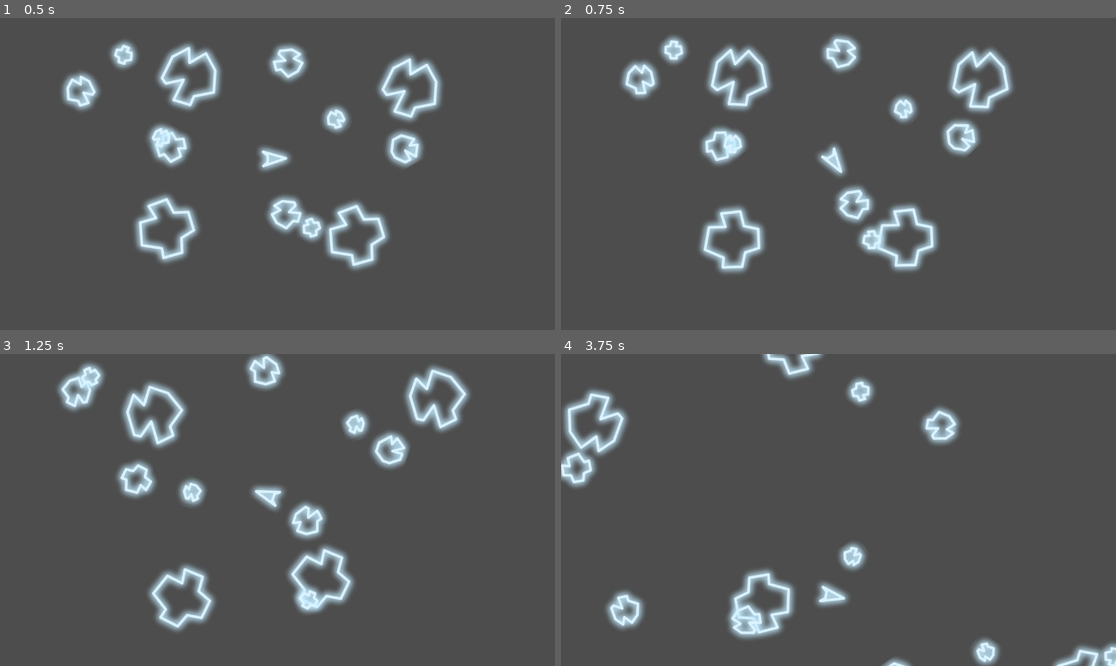
Above: before the commit, frames 1-4 (two rows, left to right).
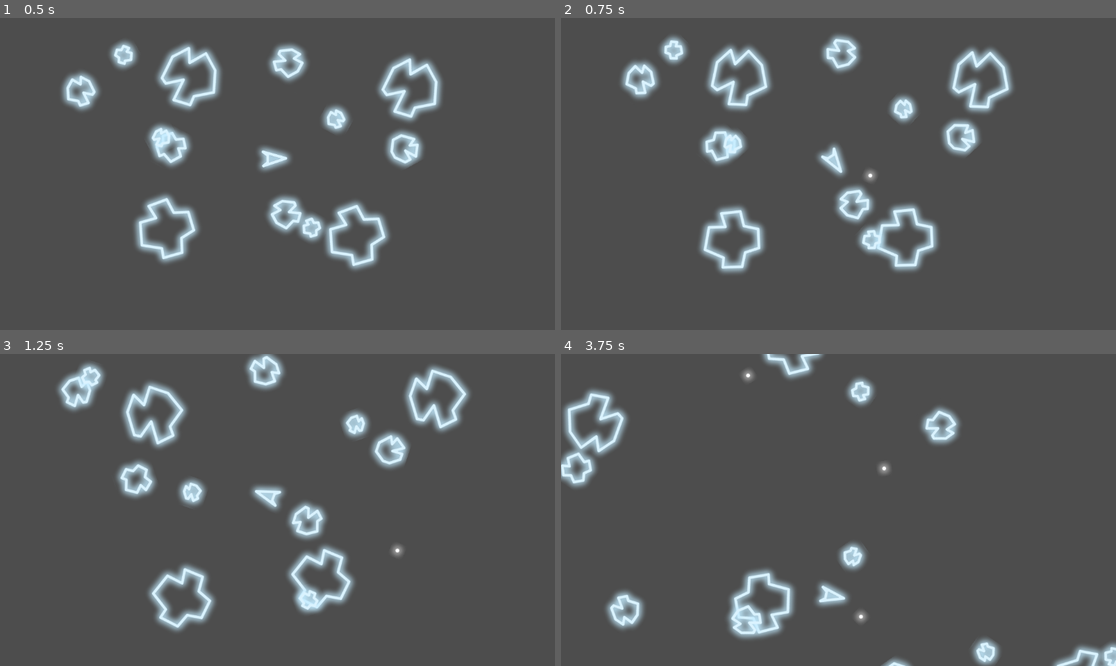
Above: after the commit, the same moments.

Repository: AllanSechrist/asteroids
Game: Godot game, scene res://scenes/sandbox.tscn
Same seed, same stepped clock (60 frames per second), same inputs: the game is played once before the commit and once after it. The project has no main scene, so this scene is started directly.
Inputs:
- Up to frame 1 (0.5 s): no input
- Up to frame 2 (0.75 s): hold D (turn_right) from 0.53 s (still down); tap Space (fire) at 0.6 s
- Up to frame 3 (1.25 s): keep holding D (turn_right)
- Up to frame 4 (3.75 s): release D (turn_right) at 1.28 s; hold A (turn_left) 1.28-2.03 s; tap Space (fire) at 1.35, 2.3, 2.85, 3.6 s; hold W (move) 2.03-2.78 s; hold D (turn_right) 2.03-3.53 s; hold A (turn_left) from 3.53 s (still down)

Frame 1 is identical in both runs. In frame 2, less than 0.1% of the frame differs, in the area x 54-57%, y 48-53%; in frame 3, less than 0.1%; in frame 4, 0.2%, in the area x 32-60%, y 5-87%.

Commit message:
add bullet scene and script

Diff:
--- /dev/null
+++ b/assets/sprites/ship/bullet.tres
@@ -0,0 +1,7 @@
+[gd_resource type="AtlasTexture" format=3 uid="uid://bocdafis3khik"]
+
+[ext_resource type="Texture2D" uid="uid://c774ifh5id0it" path="res://assets/sprites/asteroids-2x.png" id="1_t0dvo"]
+
+[resource]
+atlas = ExtResource("1_t0dvo")
+region = Rect2(480, 288, 32, 32)
--- /dev/null
+++ b/scenes/ship/bullet.gd
@@ -0,0 +1,35 @@
+extends Area2D
+
+@export var bullet_speed := 400.0
+@export var bullet_lifetime := 1.5
+
+@onready var bullet_timer: Timer = $BulletTimer
+@onready var collision_shape_2d: CollisionShape2D = $CollisionShape2D
+
+var velocity := Vector2.ZERO
+
+func _ready() -> void:
+	bullet_timer.wait_time = bullet_lifetime
+	bullet_timer.start()
+	velocity = Vector2.RIGHT.rotated(rotation) * bullet_speed
+
+func _physics_process(delta: float) -> void:
+	position += velocity * delta
+	wrap_screen()
+
+func _on_bullet_timer_timeout() -> void:
+	queue_free()
+
+func wrap_screen() -> void:
+	var screen_size = get_viewport_rect().size
+	var radius = collision_shape_2d.shape.radius
+
+	if position.x < -radius:
+		position.x = screen_size.x + radius
+	elif position.x > screen_size.x + radius:
+		position.x = -radius
+
+	if position.y < -radius:
+		position.y = screen_size.y + radius
+	elif position.y > screen_size.y + radius:
+		position.y = -radius
--- /dev/null
+++ b/scenes/ship/bullet.tscn
@@ -0,0 +1,22 @@
+[gd_scene format=3 uid="uid://bfkg2t7kaypb7"]
+
+[ext_resource type="Texture2D" uid="uid://bocdafis3khik" path="res://assets/sprites/ship/bullet.tres" id="1_3u5ev"]
+[ext_resource type="Script" uid="uid://kgcurpkyqbh1" path="res://scenes/ship/bullet.gd" id="1_gbfim"]
+
+[sub_resource type="CircleShape2D" id="CircleShape2D_gbfim"]
+radius = 6.0
+
+[node name="Bullet" type="Area2D" unique_id=1204786502]
+script = ExtResource("1_gbfim")
+
+[node name="CollisionShape2D" type="CollisionShape2D" parent="." unique_id=748817624]
+shape = SubResource("CircleShape2D_gbfim")
+
+[node name="Sprite2D" type="Sprite2D" parent="." unique_id=1522613851]
+texture = ExtResource("1_3u5ev")
+
+[node name="BulletTimer" type="Timer" parent="." unique_id=1580710348]
+one_shot = true
+autostart = true
+
+[connection signal="timeout" from="BulletTimer" to="." method="_on_bullet_timer_timeout"]
--- a/scenes/ship/ship.gd
+++ b/scenes/ship/ship.gd
@@ -1,12 +1,16 @@
 extends CharacterBody2D
 class_name Ship
 
+@export_category("Ship Stats")
 @export var turn_speed := 5.0
 @export var thrust_speed := 200.0
 @export var drag := 5.0
 @export var max_speed := 300.0
 
+@export_category("Child Scenes")
+@export var bullet_scene: PackedScene
 
+@onready var muzzle: Marker2D = $Muzzle
 @onready var thruster_animation: AnimatedSprite2D = $ThrusterAnimation
 @onready var collision_shape_2d: CollisionShape2D = $CollisionShape2D
 
@@ -25,8 +29,17 @@
 	if Input.is_action_pressed("turn_right"):
 		rotate(turn_speed * delta)
 
+	if Input.is_action_just_pressed("fire"):
+		fire()
+
 	wrap_screen()
 	move_and_slide()
+
+func fire() -> void:
+	var bullet = bullet_scene.instantiate()
+	bullet.global_position = muzzle.global_position
+	bullet.global_rotation = global_rotation
+	get_tree().current_scene.add_child(bullet)
 
 func death() -> void:
 	print("Ship hit!")
--- a/scenes/ship/ship.tscn
+++ b/scenes/ship/ship.tscn
@@ -2,6 +2,7 @@
 
 [ext_resource type="Texture2D" uid="uid://bhryx456jti1s" path="res://assets/sprites/ship/ship.tres" id="1_u5c2e"]
 [ext_resource type="Script" uid="uid://dqofyeiwhniuq" path="res://scenes/ship/ship.gd" id="1_wxx60"]
+[ext_resource type="PackedScene" uid="uid://bfkg2t7kaypb7" path="res://scenes/ship/bullet.tscn" id="2_iyjb8"]
 [ext_resource type="Texture2D" uid="uid://v25o10pmqpjd" path="res://assets/sprites/ship/ship1.tres" id="2_wxx60"]
 
 [sub_resource type="CapsuleShape2D" id="CapsuleShape2D_iyjb8"]
@@ -27,6 +28,7 @@
 
 [node name="Ship" type="CharacterBody2D" unique_id=923968611]
 script = ExtResource("1_wxx60")
+bullet_scene = ExtResource("2_iyjb8")
 
 [node name="CollisionShape2D" type="CollisionShape2D" parent="." unique_id=587001004]
 shape = SubResource("CapsuleShape2D_iyjb8")
@@ -34,3 +36,6 @@
 [node name="ThrusterAnimation" type="AnimatedSprite2D" parent="." unique_id=1673155410]
 sprite_frames = SubResource("SpriteFrames_c54or")
 animation = &"Thrust"
+
+[node name="Muzzle" type="Marker2D" parent="." unique_id=720567679]
+position = Vector2(40, -2)
Not shown, added: scenes/ship/bullet.gd.uid
